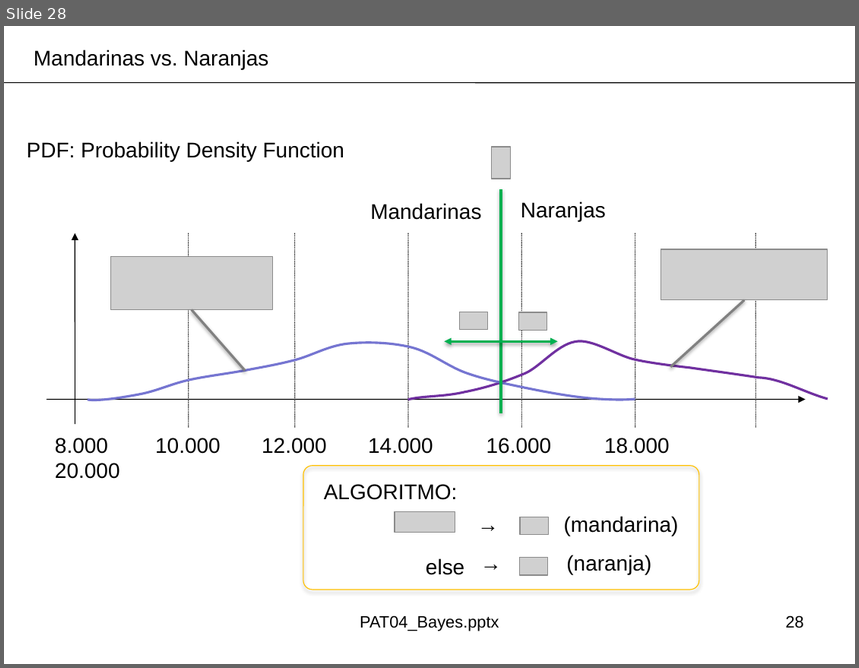
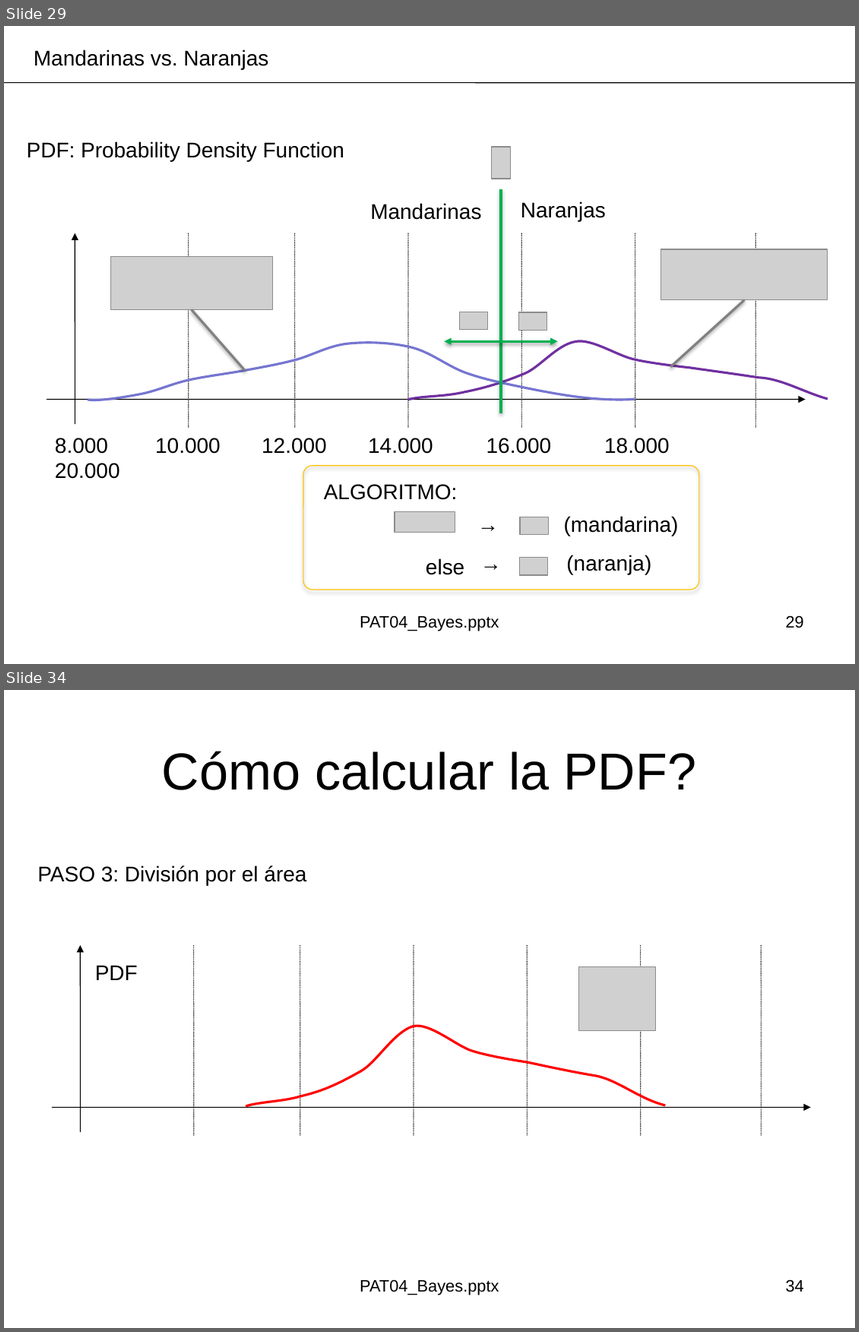
Before and after one commit to domingomery/patrones, a slide deck: clases/Cap04_Clasificacion/presentations/PAT04_Bayes.pptx. Shown one above the other, each under a label of ours: slide 28 before the commit, slides 29 and 34 after it; the slides between them are not shown. The pictures are 859x668 and 859x1332 pixels, drawn with LibreOffice and Linux fonts; fonts in the diff are those of the drawing; grey boxes stand for pictures; background and template pictures are left out. Boxes give left, top, right and bottom in pixels: in the first picture for what was removed or moved away, otherwise in the second. Text is boxed around its words. In the diff, an @@ line names an element or a change of style, - is before the commit and + after.

```diff
--- a/clases/Cap04_Clasificacion/presentations/PAT04_Bayes.pptx
+++ b/clases/Cap04_Clasificacion/presentations/PAT04_Bayes.pptx
@@ slide 34 added at box(4, 690, 855, 1328), background #FFFFFF @@
@@ title added at box(162, 751, 696, 790), 44 pt, text #000000 @@
+Cómo calcular la PDF?
@@ text added at box(37, 866, 306, 885), 18 pt, text #000000 @@
+PASO 3: División por el área
@@ group added at box(81, 945, 762, 1136): 6 lines, 1 arrow @@
@@ text added at box(95, 965, 138, 980), 18 pt, text #000000 @@
+PDF
@@ picture added at box(579, 967, 656, 1031) @@
@@ freeform shape added at box(246, 1026, 665, 1106), outline #FF0000 2 pt @@
@@ arrow added from (52, 1108) to (811, 1108), #000000 0.75 pt @@
@@ text added at box(360, 1280, 499, 1296), 14 pt, text #000000 @@
+PAT04_Bayes.pptx
@@ page number added at box(786, 1280, 804, 1293), 14 pt, text #000000 @@
+34
@@ what was slide 28 is now slide 29 @@
@@ page number at box(786, 616, 804, 629): text changed @@
-28
+29
```
Also in this commit, not shown: 3 slides changed, 7 other slides added, 3 other files.
